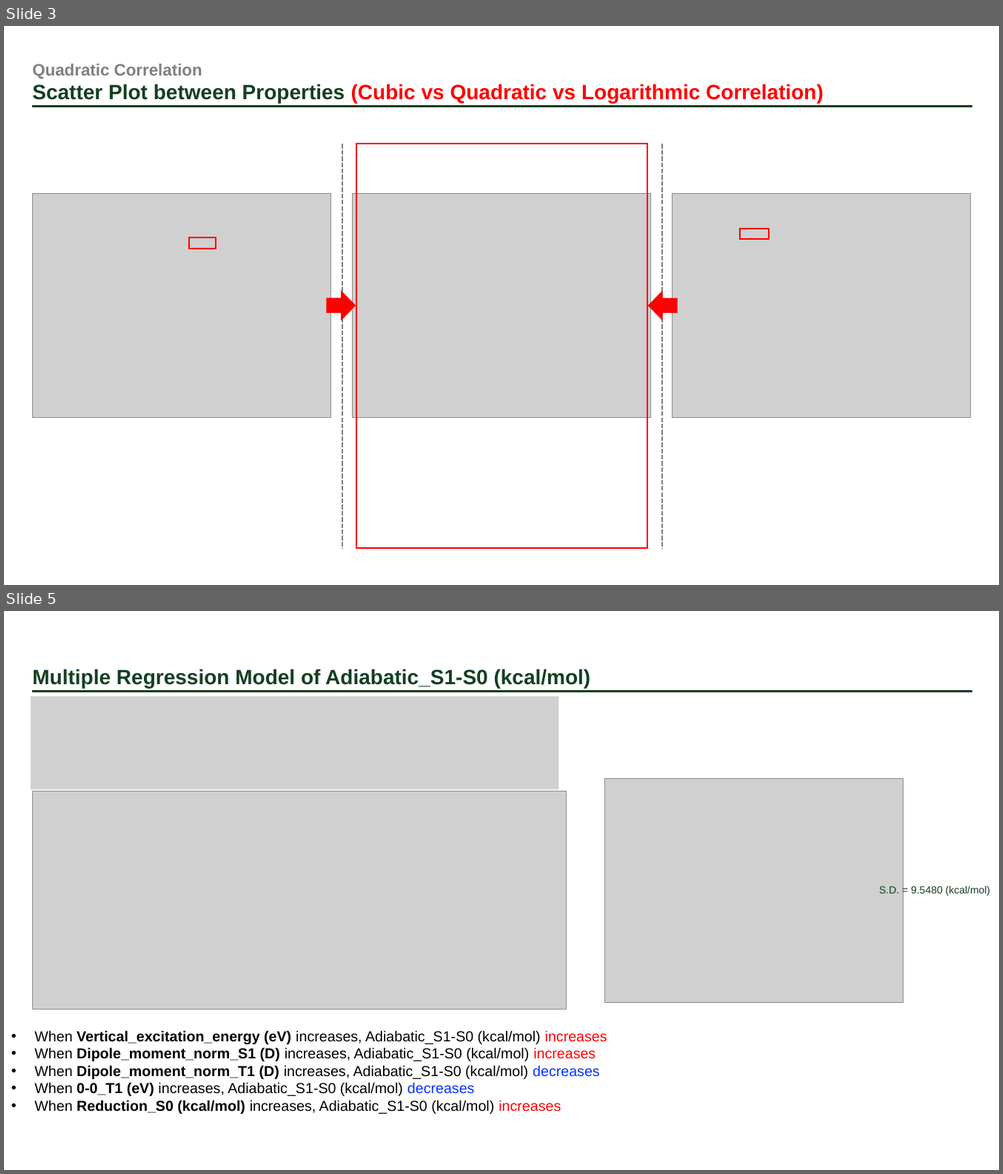
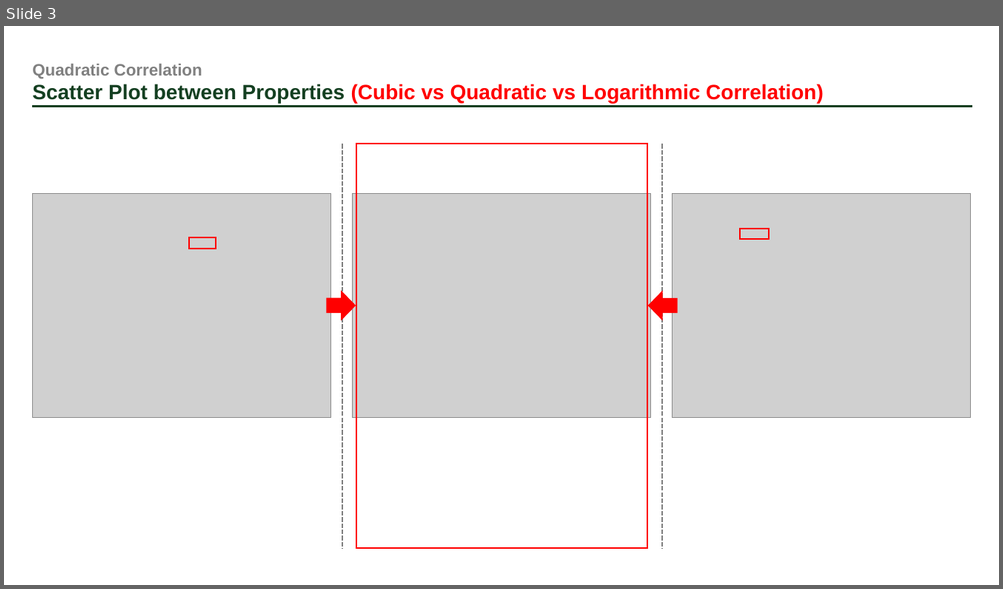
Before and after one commit to jadenlee99/KimLab_CSU, a slide deck: presentation/240801_KimGroup.pptx. Shown one above the other, each under a label of ours: slides 3 and 5 before the commit, slide 3 after it; the slides between them are not shown. The pictures are 1003x1174 and 1003x589 pixels, drawn with LibreOffice and Linux fonts; fonts in the diff are those of the drawing; grey boxes stand for pictures. Boxes give left, top, right and bottom in pixels: in the first picture for what was removed or moved away, otherwise in the second. Text is boxed around its words. In the diff, an @@ line names an element or a change of style, - is before the commit and + after.

```diff
--- a/presentation/240801_KimGroup.pptx
+++ b/presentation/240801_KimGroup.pptx
@@ slide 5 removed at box(4, 611, 999, 1170), background #FFFFFF @@
@@ text removed at box(32, 669, 591, 688) @@
-Multiple Regression Model of Adiabatic_S1-S0 (kcal/mol)
@@ picture removed at box(31, 696, 559, 789) @@
@@ line removed from (32, 692) to (972, 692) @@
@@ picture removed at box(605, 779, 903, 1002) @@
@@ picture removed at box(32, 792, 566, 1010) @@
@@ text removed at box(879, 886, 990, 896) @@
-S.D. = 9.5480 (kcal/mol)
@@ text removed at box(34, 1031, 607, 1114) @@
-• When Vertical_excitation_energy (eV) increases, Adiabatic_S1-S0 (kcal/mol) increases
-• When Dipole_moment_norm_S1 (D) increases, Adiabatic_S1-S0 (kcal/mol) increases
-• When Dipole_moment_norm_T1 (D) increases, Adiabatic_S1-S0 (kcal/mol) decreases
-• When 0-0_T1 (eV) increases, Adiabatic_S1-S0 (kcal/mol) decreases
-• When Reduction_S0 (kcal/mol) increases, Adiabatic_S1-S0 (kcal/mol) increases
```
Also in this commit, not shown: 2 slides changed, 1 other file.
